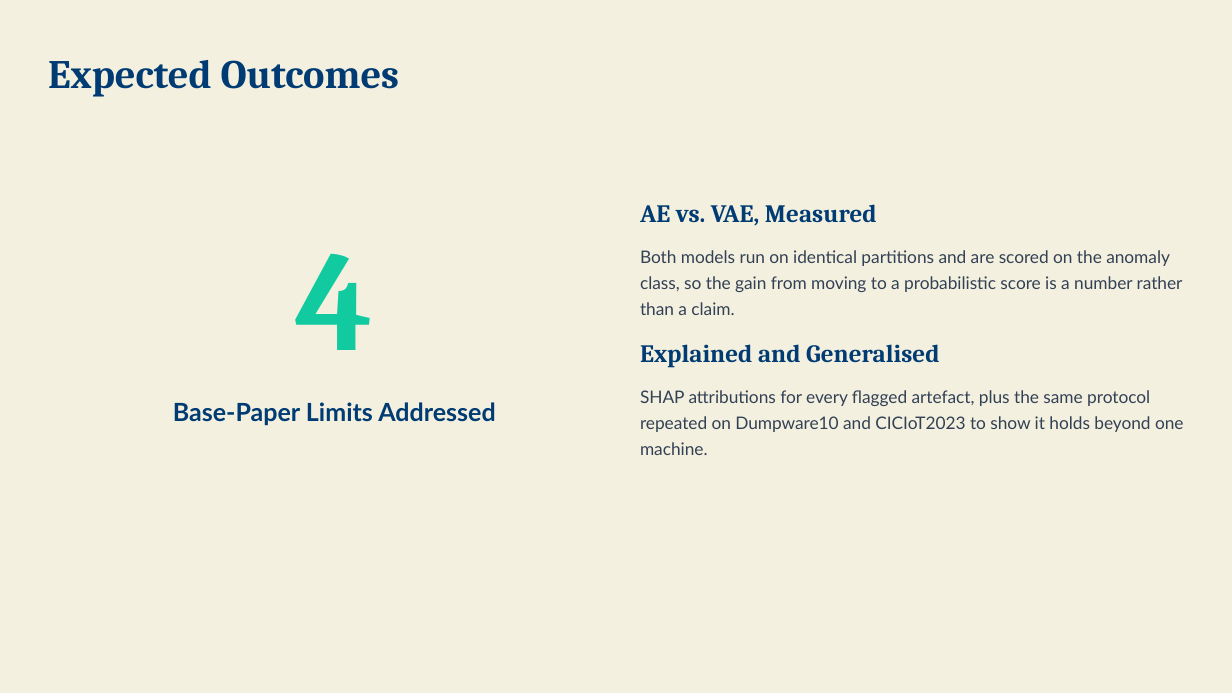
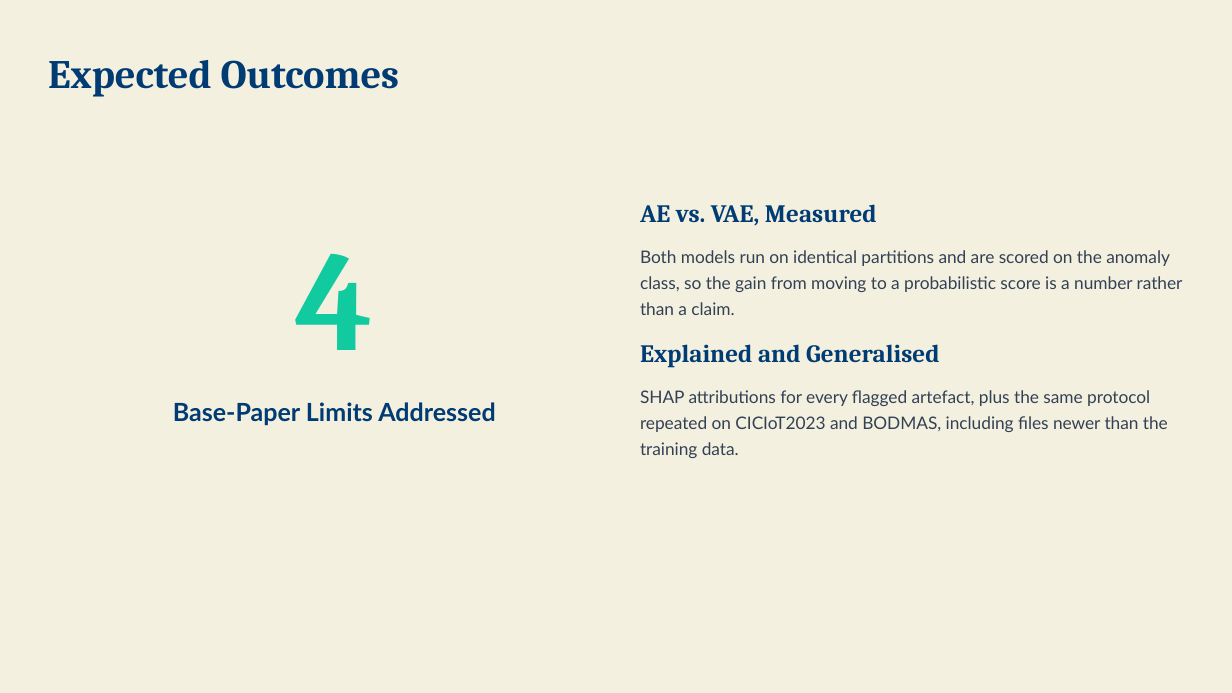
Before and after one commit to SoulDeplane/Probabilistic-Anomaly-Scoring, a slide deck: slide 12 of Writeup/PPT 1.pptx. Drawn at 1232x693 pixels with LibreOffice and Linux fonts; fonts in the diff are those of the drawing; background and template pictures are left out. Boxes give left, top, right and bottom in pixels: in the first picture for what was removed or moved away, otherwise in the second. Text is boxed around its words. In the diff, an @@ line names an element or a change of style, - is before the commit and + after.

```diff
--- a/Writeup/PPT 1.pptx
+++ b/Writeup/PPT 1.pptx
@@ text at <box>640,390,1168,458</box>: text changed @@
-SHAP attributions for every flagged artefact, plus the same protocol repeated on Dumpware10 and CICIoT2023 to show it holds beyond one machine.
+SHAP attributions for every flagged artefact, plus the same protocol repeated on CICIoT2023 and BODMAS, including files newer than the training data.
```
Also in this commit, not shown: 8 other slides changed, 34 other files.
